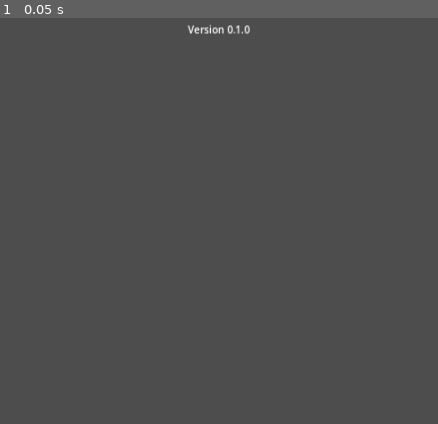
Above: before the commit, frame 1.
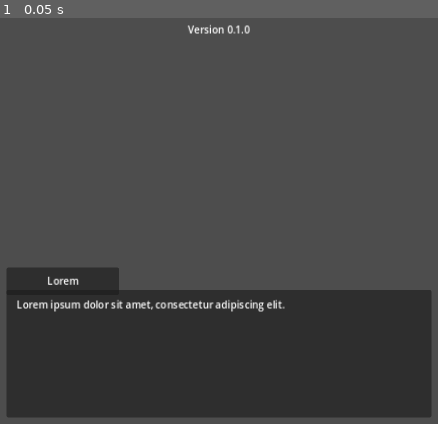
Above: after the commit, the same moment.

Repository: ryanpf/CampRoguelite
Game: Godot game, scene res://scenes/main.tscn
The game is run twice, just before and just after one commit, with the same random seed, the same clock (stepped at 60 frames per second) and the same inputs.
Inputs:
- Up to frame 1 (0.05 s): no input

The runs differ from the first frame. In frame 1, 31% of the frame differs, in the area x 1-99%, y 61-99%.

Commit message:
Add portrait orientation and dialogue engine with example conversation
Co-authored-by: ryanpf <2955908+ryanpf@users.noreply.github.com>

Diff:
--- a/project.godot
+++ b/project.godot
@@ -20,6 +20,7 @@
 window/size/viewport_height=1280
 window/stretch/mode="canvas_items"
 window/stretch/aspect="expand"
+window/handheld/orientation="portrait"
 
 [rendering]
 
--- /dev/null
+++ b/scenes/dialogue/dialogue_box.tscn
@@ -0,0 +1,65 @@
+[gd_scene load_steps=2 format=3]
+
+[ext_resource type="Script" path="res://scripts/dialogue/dialogue_box.gd" id="1_dlgbx"]
+
+[node name="DialogueBox" type="Control"]
+layout_mode = 3
+anchors_preset = 12
+anchor_top = 1.0
+anchor_right = 1.0
+anchor_bottom = 1.0
+offset_top = -260.0
+offset_left = 20.0
+offset_right = -20.0
+offset_bottom = -20.0
+grow_horizontal = 2
+grow_vertical = 0
+mouse_filter = 1
+script = ExtResource("1_dlgbx")
+
+[node name="SpeakerTab" type="Panel" parent="."]
+layout_mode = 1
+anchors_preset = 0
+anchor_left = 0.0
+anchor_top = 0.0
+anchor_right = 0.0
+anchor_bottom = 0.0
+offset_left = 0.0
+offset_top = 0.0
+offset_right = 180.0
+offset_bottom = 44.0
+
+[node name="SpeakerLabel" type="Label" parent="SpeakerTab"]
+layout_mode = 1
+anchors_preset = 15
+anchor_right = 1.0
+anchor_bottom = 1.0
+grow_horizontal = 2
+grow_vertical = 2
+text = "Speaker"
+horizontal_alignment = 1
+vertical_alignment = 1
+
+[node name="DialogueBox" type="Panel" parent="."]
+layout_mode = 1
+anchors_preset = 15
+anchor_right = 1.0
+anchor_bottom = 1.0
+offset_top = 36.0
+grow_horizontal = 2
+grow_vertical = 2
+
+[node name="DialogueText" type="RichTextLabel" parent="DialogueBox"]
+layout_mode = 1
+anchors_preset = 15
+anchor_right = 1.0
+anchor_bottom = 1.0
+offset_left = 16.0
+offset_top = 12.0
+offset_right = -16.0
+offset_bottom = -12.0
+grow_horizontal = 2
+grow_vertical = 2
+bbcode_enabled = true
+fit_content = true
+scroll_active = false
--- a/scenes/main.tscn
+++ b/scenes/main.tscn
@@ -1,6 +1,7 @@
-[gd_scene load_steps=2 format=3]
+[gd_scene load_steps=3 format=3]
 
 [ext_resource type="Script" path="res://scripts/main.gd" id="1_p4xbl"]
+[ext_resource type="PackedScene" path="res://scenes/dialogue/dialogue_box.tscn" id="2_dlgbx"]
 
 [node name="Main" type="Control"]
 layout_mode = 3
@@ -27,3 +28,6 @@
 horizontal_alignment = 1
 vertical_alignment = 1
 text = "Version"
+
+[node name="DialogueBox" parent="." instance=ExtResource("2_dlgbx")]
+layout_mode = 1
--- /dev/null
+++ b/scripts/dialogue/dialogue_box.gd
@@ -0,0 +1,47 @@
+## UI component that plays back a conversation loaded via [DialogueParser].
+## Displays the speaker's name on a visual "tab" above the dialogue text box,
+## and advances to the next segment when tapped/clicked.
+extends Control
+
+signal conversation_finished
+
+@onready var speaker_tab: Panel = $SpeakerTab
+@onready var speaker_label: Label = $SpeakerTab/SpeakerLabel
+@onready var dialogue_text: RichTextLabel = $DialogueBox/DialogueText
+@onready var dialogue_box: Panel = $DialogueBox
+
+var _segments: Array[Dictionary] = []
+var _index: int = -1
+
+
+func _ready() -> void:
+	gui_input.connect(_on_gui_input)
+
+
+## Loads the conversation at [param path] and starts playing it back.
+func start_conversation(path: String) -> void:
+	_segments = DialogueParser.load_conversation(path)
+	_index = -1
+	visible = not _segments.is_empty()
+	advance()
+
+
+## Advances to the next dialogue segment, or hides the box and emits
+## [signal conversation_finished] once the conversation is complete.
+func advance() -> void:
+	_index += 1
+	if _index >= _segments.size():
+		visible = false
+		conversation_finished.emit()
+		return
+
+	var segment := _segments[_index]
+	speaker_label.text = str(segment.get("speaker", ""))
+	dialogue_text.text = str(segment.get("text", ""))
+
+
+func _on_gui_input(event: InputEvent) -> void:
+	var is_press: bool = (event is InputEventMouseButton and event.pressed) \
+		or (event is InputEventScreenTouch and event.pressed)
+	if is_press:
+		advance()
--- /dev/null
+++ b/scripts/dialogue/dialogue_parser.gd
@@ -0,0 +1,73 @@
+## Parses conversation data files written in a small, human-readable YAML
+## subset so writers can define dialogue without touching the Godot editor.
+##
+## Supported format is a list of mappings, each with a "speaker" and "text"
+## key, for example:
+##
+## [codeblock]
+## - speaker: Lorem
+##   text: "Lorem ipsum dolor sit amet."
+## - speaker: Ipsum
+##   text: "Consectetur adipiscing elit."
+## [/codeblock]
+class_name DialogueParser
+extends RefCounted
+
+
+## Loads a conversation file from [param path] and returns an [Array] of
+## [Dictionary] entries shaped like {"speaker": String, "text": String}.
+static func load_conversation(path: String) -> Array[Dictionary]:
+	var file := FileAccess.open(path, FileAccess.READ)
+	if file == null:
+		push_error("DialogueParser: could not open conversation file '%s'" % path)
+		return []
+	var content := file.get_as_text()
+	return parse(content)
+
+
+## Parses raw YAML-subset [param text] into an [Array] of dialogue segments.
+static func parse(text: String) -> Array[Dictionary]:
+	var segments: Array[Dictionary] = []
+	var current: Dictionary = {}
+
+	for raw_line in text.split("\n"):
+		var line := raw_line
+		# Strip full-line and trailing comments (lines starting with '#').
+		var comment_index := line.find("#")
+		if comment_index != -1:
+			line = line.substr(0, comment_index)
+		if line.strip_edges().is_empty():
+			continue
+
+		var is_new_entry := line.strip_edges().begins_with("-")
+		if is_new_entry:
+			if not current.is_empty():
+				segments.append(current)
+			current = {}
+			# Remove the leading "-" so the rest parses like "key: value".
+			var dash_index := line.find("-")
+			line = line.substr(dash_index + 1)
+
+		var colon_index := line.find(":")
+		if colon_index == -1:
+			continue
+		var key := line.substr(0, colon_index).strip_edges()
+		var value := line.substr(colon_index + 1).strip_edges()
+		value = _unquote(value)
+		if key.is_empty():
+			continue
+		current[key] = value
+
+	if not current.is_empty():
+		segments.append(current)
+
+	return segments
+
+
+static func _unquote(value: String) -> String:
+	if value.length() >= 2:
+		var first := value[0]
+		var last := value[value.length() - 1]
+		if (first == "\"" and last == "\"") or (first == "'" and last == "'"):
+			return value.substr(1, value.length() - 2)
+	return value
--- a/scripts/main.gd
+++ b/scripts/main.gd
@@ -1,7 +1,11 @@
 extends Control
 
+const EXAMPLE_CONVERSATION := "res://data/conversations/lorem_ipsum.yml"
+
 @onready var version_label: Label = $VersionLabel
+@onready var dialogue_box: Control = $DialogueBox
 
 func _ready() -> void:
 	var version := str(ProjectSettings.get_setting("application/config/version", "dev"))
 	version_label.text = "Version %s" % version
+	dialogue_box.start_conversation(EXAMPLE_CONVERSATION)
Not shown, added: data/conversations/lorem_ipsum.yml
